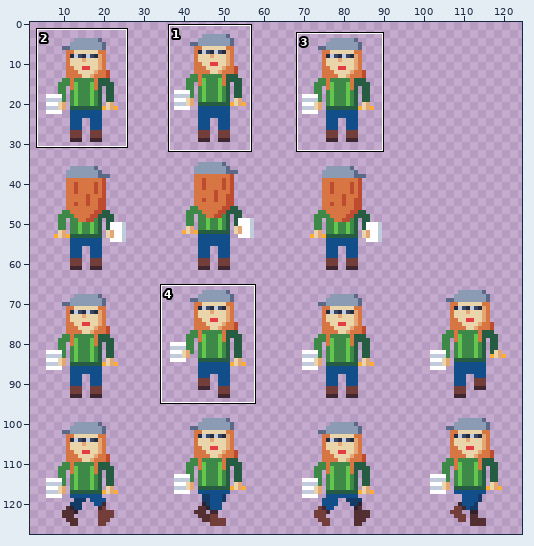
Pixel-art file -- assets/textures/characters/pubivisailija_naaras_32.aseprite. The first picture is a wide view before the edit; the outline marks the close-up.
Close-up. Old version:
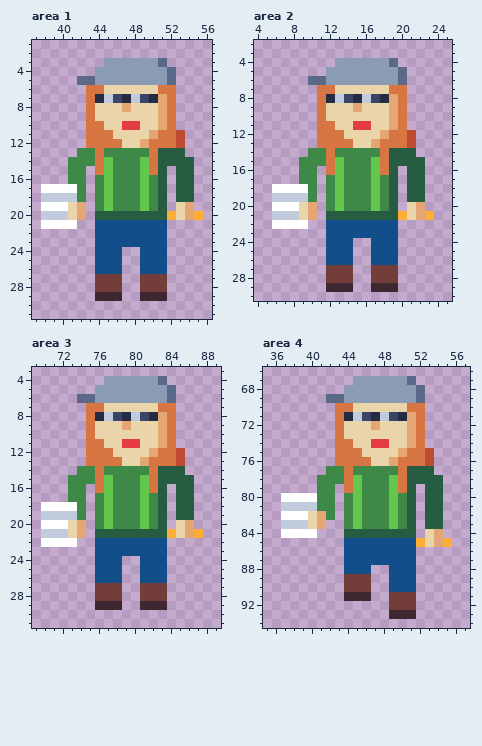
128x128 pixels, 1 frame. Shown: area 1: x 37..56, y 1..31; area 2: x 4..25, y 2..30; area 3: x 69..89, y 3..31; area 4: x 35..57, y 66..94. The wide view leaves out empty margins. The commit also changed other parts of the picture, which this record leaves out.
After:
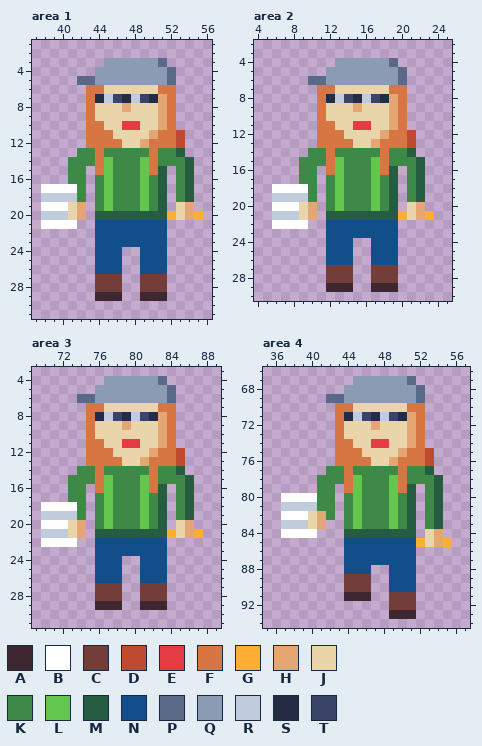
Palette (. is transparent): A #3e2731  B #ffffff  C #733e39  D #be4a2f  E #e43b44  F #d77643  G #feae34  H #e4a672  J #ead4aa  K #3e8948  L #63c74d  M #265c42  N #124e89  P #5a6988  Q #8b9bb4  R #c0cbdc  S #262b44  T #3a4466
What changed:
Changed rows in their new state; - is an unchanged pixel.
Area 1:
first column x 51:
13 KK-
14 KKK
15 --K
16 --K
17 --K
18 --K
Area 2:
first column x 19:
14 KK-
15 KKK
16 --K
17 --K
18 --K
19 --K
Area 3:
first column x 83:
14 KK-
15 KKK
16 --K
17 --K
18 --K
19 --K
Area 4:
first column x 51:
77 KK-
78 KKK
79 --K
80 --K
81 --K
82 --K
83 --K
Changed places in both close-ups, as pixel boxes (x1, y1, x2, y2):
changed: (158, 148, 185, 202)
changed: (389, 148, 416, 202)
changed: (158, 466, 185, 520)
changed: (407, 466, 434, 529)
